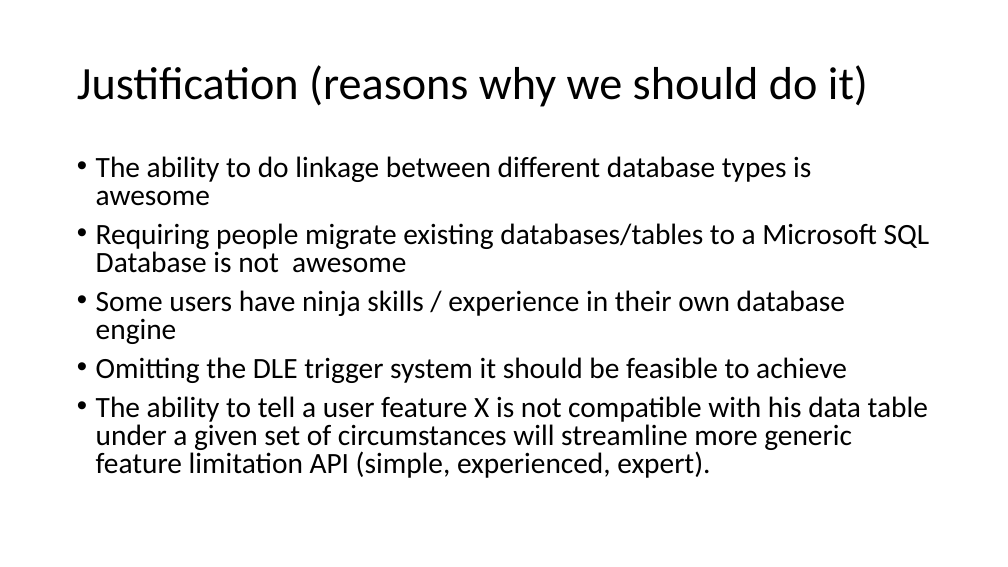
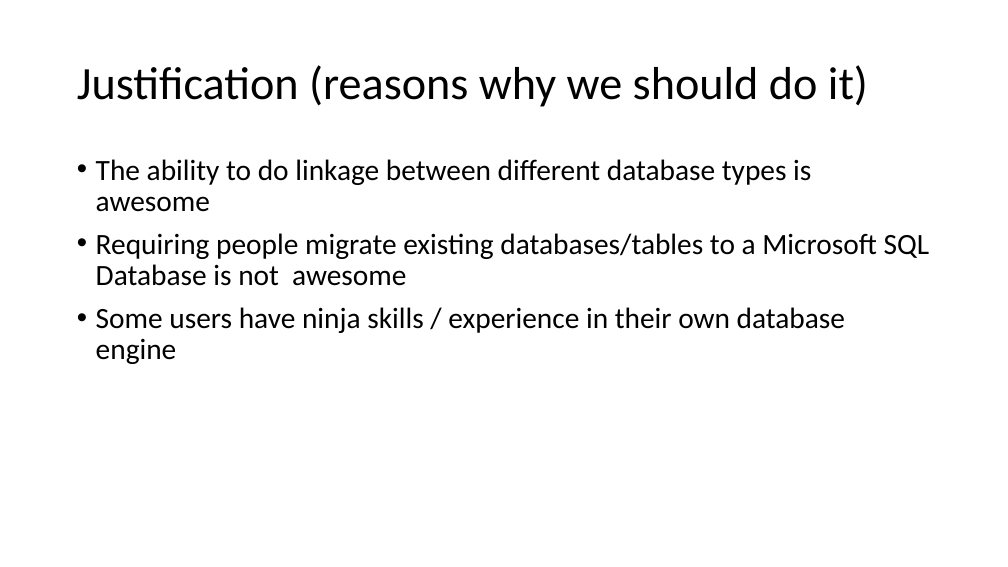
Before and after one commit to HicServices/RDMP, a slide deck: slide 4 of Documentation/DatabaseAccessAndInteroperability.pptx. Drawn at 1008x567 pixels with LibreOffice and Linux fonts; fonts in the diff are those of the drawing. Boxes give left, top, right and bottom in pixels: in the first picture for what was removed or moved away, otherwise in the second. Text is boxed around its words. In the diff, an @@ line names an element or a change of style, - is before the commit and + after.

```diff
--- a/Documentation/DatabaseAccessAndInteroperability.pptx
+++ b/Documentation/DatabaseAccessAndInteroperability.pptx
@@ text "The ability to do linkage ..." at [96, 159, 930, 364]: line spacing 0.8 to 0.9 @@
@@ text at [96, 357, 928, 478]: paragraphs removed @@
-• Omitting the DLE trigger system it should be feasible to achieve
-• The ability to tell a user feature X is not compatible with his data table under a given set of circumstances will streamline more generic feature limitation API (simple, experienced, expert).
```
Also in this commit, not shown: 4 other files.
